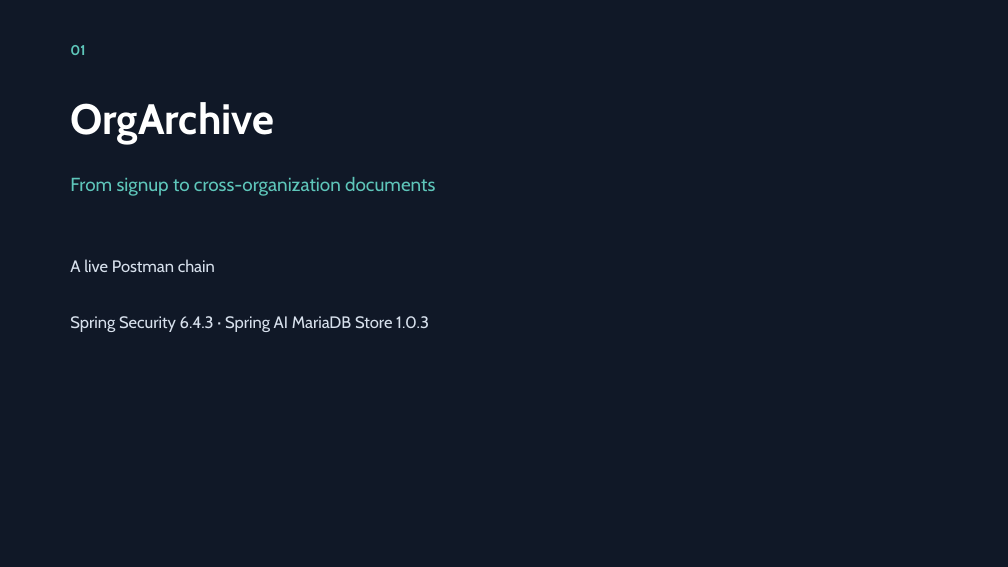
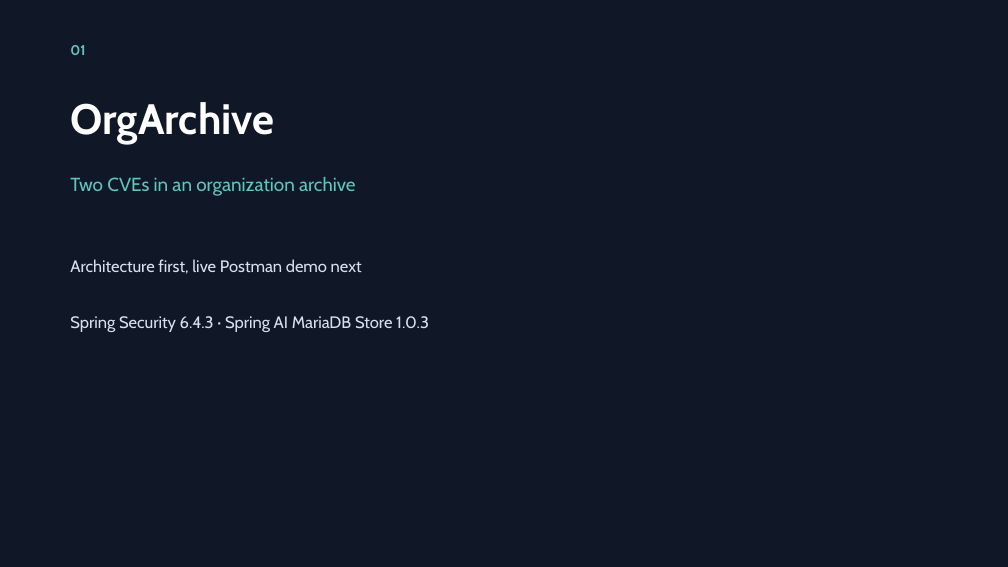
Before and after one commit to andrey94308/spring-came-to-the-party, a slide deck: slide 1 of presentation/OrgArchive-postman-chain.pptx. Drawn at 1008x567 pixels with LibreOffice and Linux fonts; fonts in the diff are those of the drawing. Boxes give left, top, right and bottom in pixels: in the first picture for what was removed or moved away, otherwise in the second. Text is boxed around its words. In the diff, an @@ line names an element or a change of style, - is before the commit and + after.

Commit message:
feat: Обновить презентационные материалы и заметки спикера с новыми CVE и демонстрацией в Postman

```diff
--- a/presentation/OrgArchive-postman-chain.pptx
+++ b/presentation/OrgArchive-postman-chain.pptx
@@ text at [70, 177, 355, 196]: text changed @@
-From signup to cross-organization documents
+Two CVEs in an organization archive
@@ text at [70, 259, 362, 274]: text changed @@
-A live Postman chain
+Architecture first, live Postman demo next
```
Also in this commit, not shown: 9 other slides changed, 2 other files.
